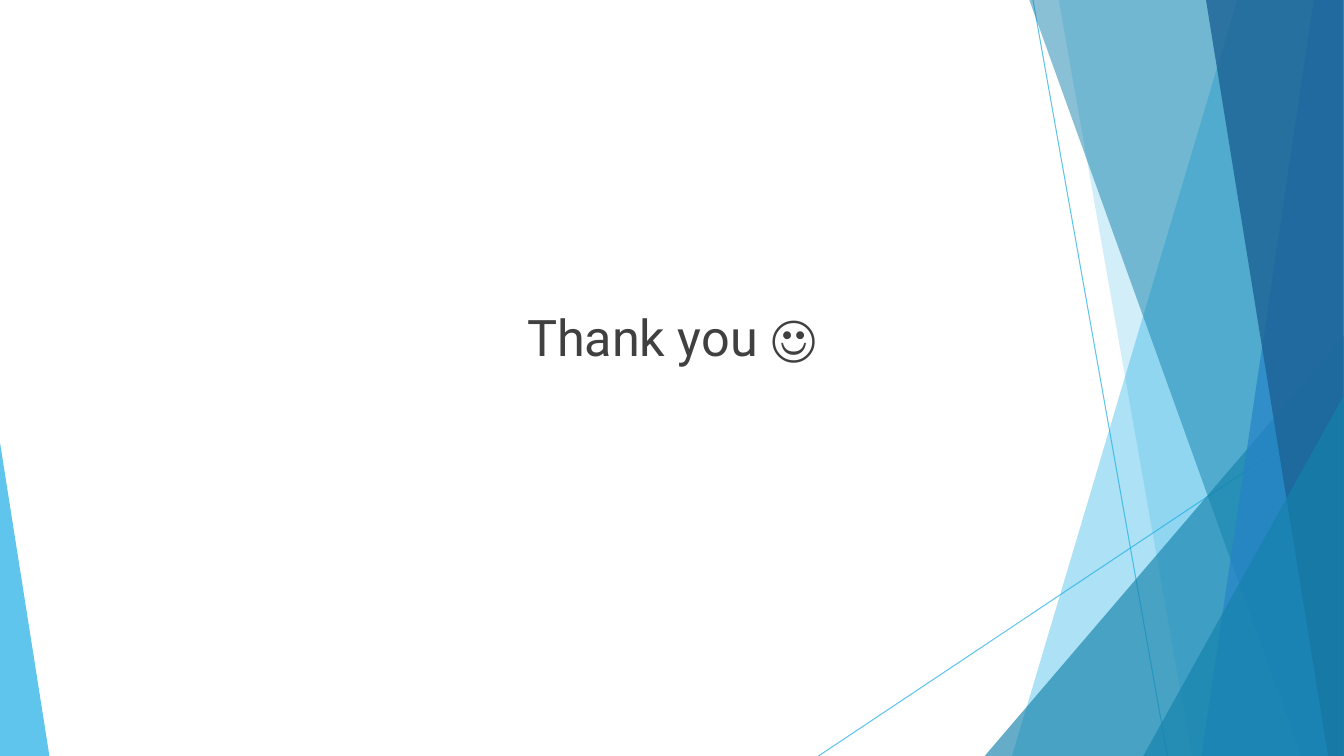
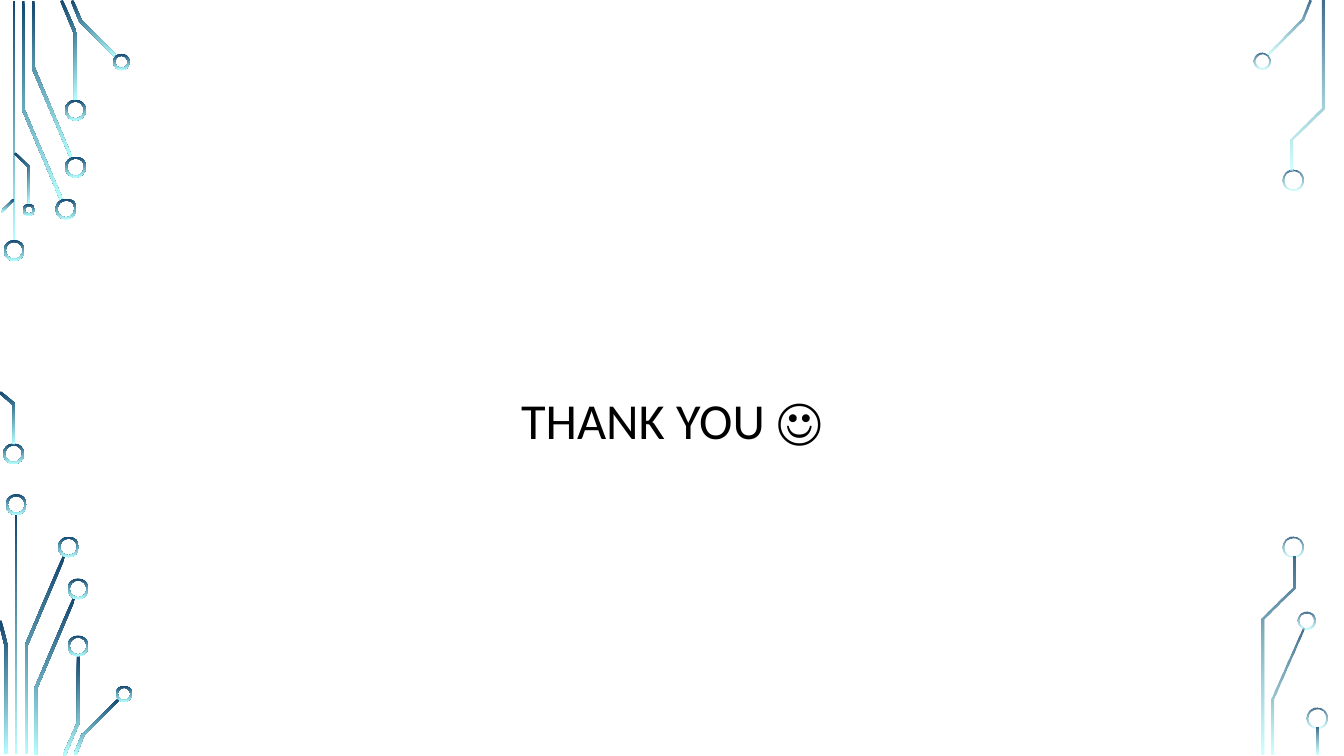
Before and after one commit to mercy-gh/Phase1Project, a slide deck: slide 12 of presentation.pptx (slide 11 before the commit). Drawn at 1344x756 pixels with LibreOffice and Linux fonts; fonts in the diff are those of the drawing; background and template pictures are left out. Boxes give left, top, right and bottom in pixels: in the first picture for what was removed or moved away, otherwise in the second. Text is boxed around its words. In the diff, an @@ line names an element or a change of style, - is before the commit and + after.

```diff
--- a/presentation.pptx
+++ b/presentation.pptx
@@ title "THANK YOU ☺" at bbox=[521, 406, 765, 440]: vertical alignment top to bottom @@
@@ title at bbox=[521, 406, 765, 440]: text changed; font Roboto to Calibri; text colour #404040 to #000000 @@
-Thank you ☺
+THANK YOU ☺
@@ group removed at bbox=[0, 0, 1344, 756]: 5 freeform shapes, 3 triangles, 2 lines @@
@@ group added at bbox=[0, 0, 1328, 756]: 33 freeform shapes, 3 rectangles @@
```
Also in this commit, not shown: 2 other slides changed, 9 slides added, 8 slides removed, 5 other files.
